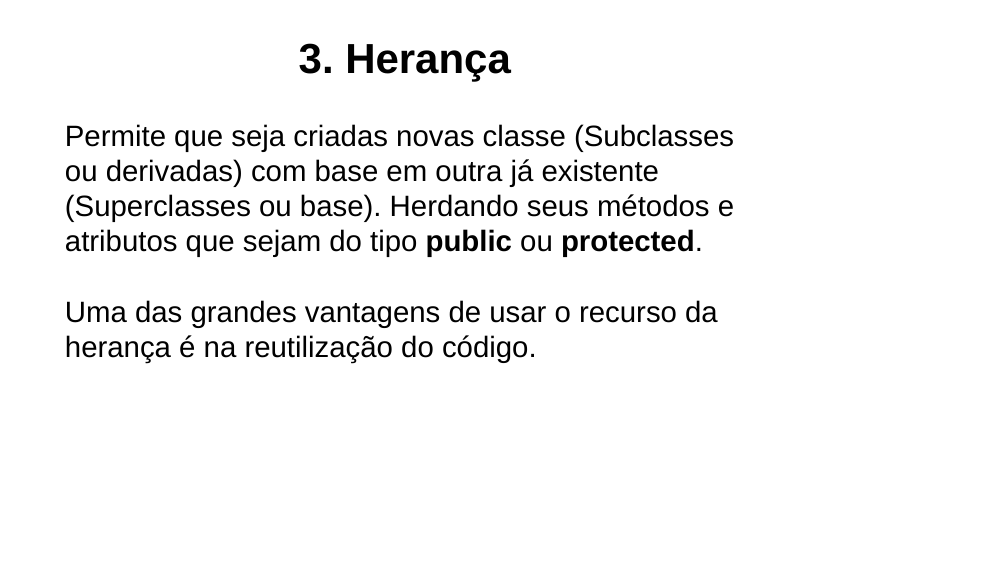
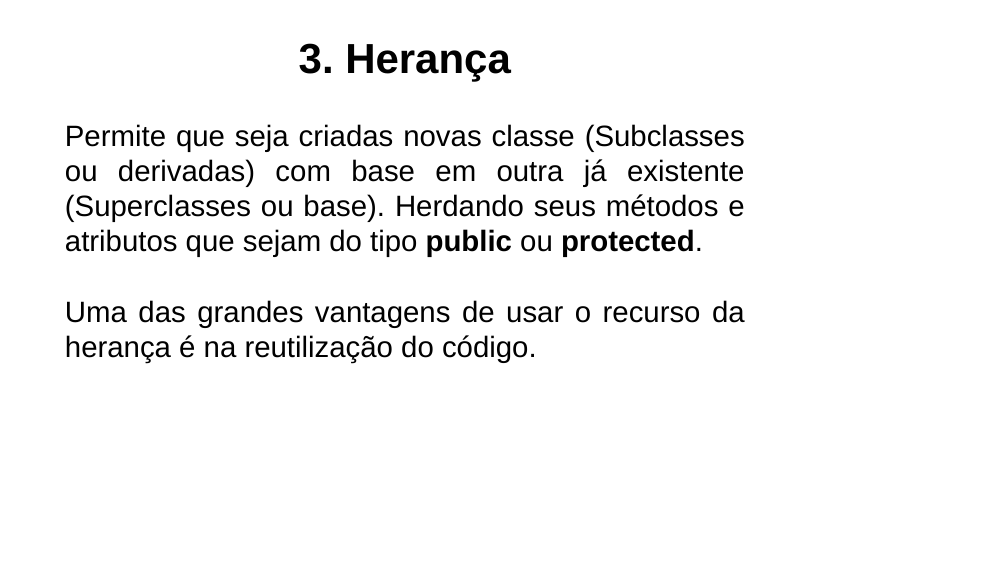
Before and after one commit to lucasdorador/Projetos, a slide deck: slide 6 of TDP/1o. Semestre 2018/Apresentação.pptx. Drawn at 1008x567 pixels with LibreOffice and Linux fonts; fonts in the diff are those of the drawing; background and template pictures are left out. Boxes give left, top, right and bottom in pixels: in the first picture for what was removed or moved away, otherwise in the second. Text is boxed around its words. In the diff, an @@ line names an element or a change of style, - is before the commit and + after.

```diff
--- a/TDP/1o. Semestre 2018/Apresentação.pptx
+++ b/TDP/1o. Semestre 2018/Apresentação.pptx
@@ text "Permite que seja criadas novas ..." at (65, 124, 745, 363): alignment left to justified @@
```
Also in this commit, not shown: 3 other slides changed, 11 slides added, 3 slides removed, 3 other files.
